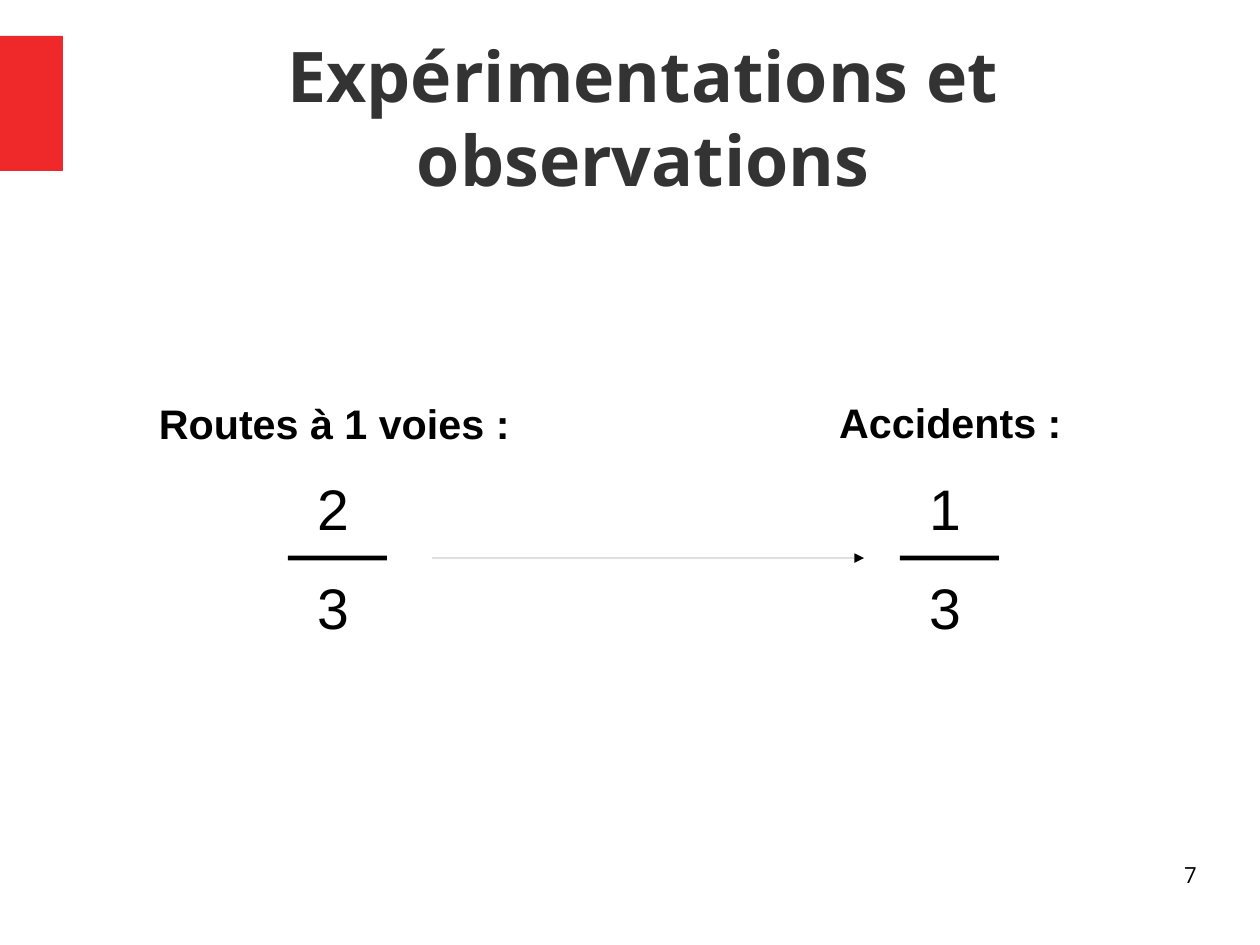
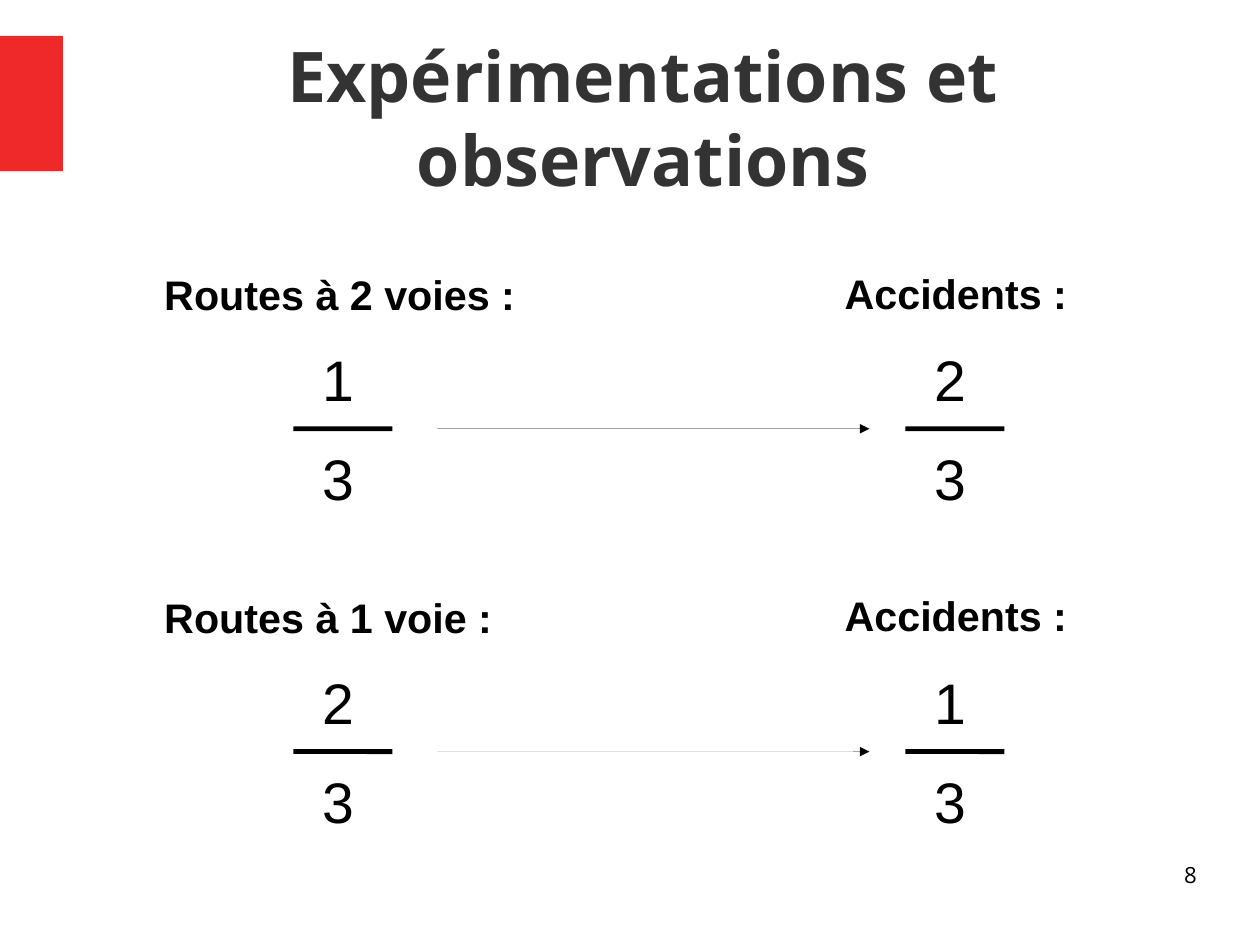
Before and after one commit to jugall/projet_are_final, a slide deck: slide 8 of Téléchargements/are.odp (slide 7 before the commit). Drawn at 1260x945 pixels with LibreOffice and Linux fonts; fonts in the diff are those of the drawing. Boxes give left, top, right and bottom in pixels: in the first picture for what was removed or moved away, otherwise in the second. Text is boxed around its words. In the diff, an @@ line names an element or a change of style, - is before the commit and + after.

```diff
--- a/Téléchargements/are.odp
+++ b/Téléchargements/are.odp
@@ text at <box>164,279,490,311</box>: text changed @@
-Routes à 1 voies :
+Routes à 2 voies :
@@ text added at <box>323,361,355,401</box>, 36 pt, text #000000 @@
+1
@@ text added at <box>935,361,967,401</box>, 36 pt, text #000000 @@
+2
@@ 3 texts, 2 lines, 1 arrow: place and size @@
-3 texts, 2 lines, 1 arrow at <box>288,408,1036,630</box>
+3 texts, 2 lines, 1 arrow at <box>294,279,1042,501</box>
@@ text added at <box>164,602,467,634</box>, 26 pt, text #000000, bold @@
+Routes à 1 voie :
@@ text added at <box>845,601,1042,632</box>, 26 pt, text #000000, bold @@
+Accidents :
@@ text "2": place and size @@
-text "2" at <box>317,490,349,530</box>
+text "2" at <box>323,684,355,724</box>
@@ text "1": place and size @@
-text "1" at <box>929,490,961,530</box>
+text "1" at <box>935,684,967,724</box>
@@ line added from (294, 752) to (392, 752), #000000 3 pt @@
@@ arrow added from (438, 752) to (870, 752), #000000 0 pt @@
@@ line added from (906, 752) to (1005, 752), #000000 3 pt @@
@@ text added at <box>323,783,355,824</box>, 36 pt, text #000000 @@
+3
@@ text added at <box>935,783,967,824</box>, 36 pt, text #000000 @@
+3
@@ page number at <box>1184,867,1197,884</box>: text changed @@
-7
+8
```
Also in this commit, not shown: 7 other slides changed, 3 slides added, 1 slide removed, 3 other files.
